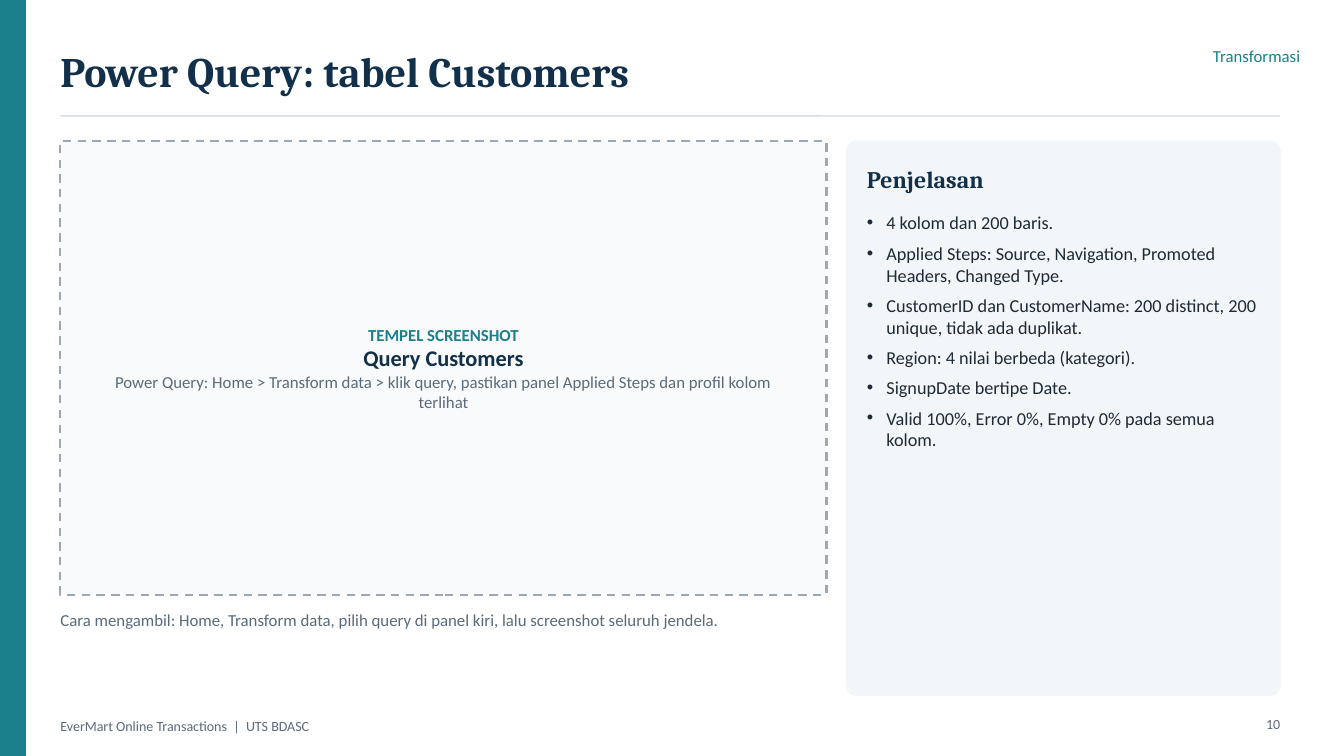
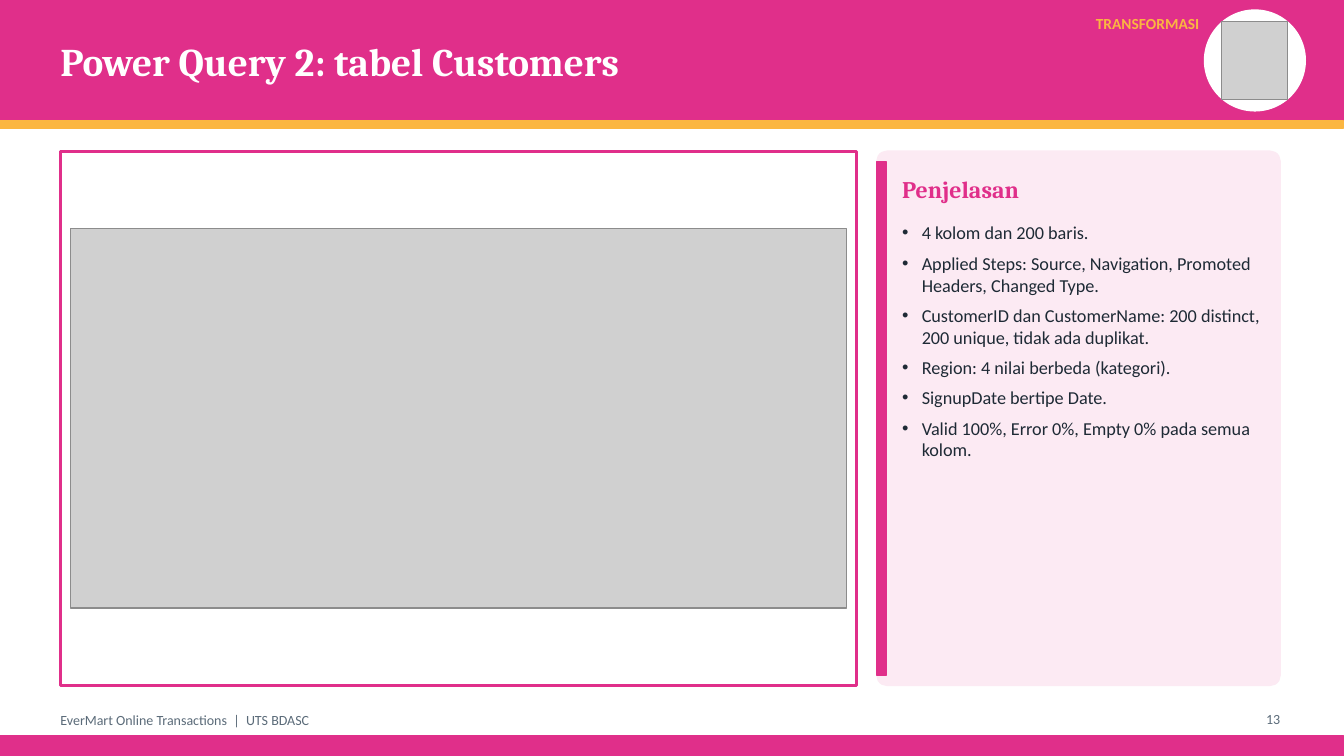
Before and after one commit to farhansech/EXACOUNT, a slide deck: slide 13 of output/EverMart_UTS_BDASC.pptx (slide 10 before the commit). Drawn at 1344x756 pixels with LibreOffice and Linux fonts; fonts in the diff are those of the drawing; grey boxes stand for pictures. Boxes give left, top, right and bottom in pixels: in the first picture for what was removed or moved away, otherwise in the second. Text is boxed around its words. In the diff, an @@ line names an element or a change of style, - is before the commit and + after.

```diff
--- a/output/EverMart_UTS_BDASC.pptx
+++ b/output/EverMart_UTS_BDASC.pptx
@@ rectangle removed at bbox=[0, 0, 25, 756] @@
@@ rectangle added at bbox=[0, 0, 1344, 121], fill #E02F8A, outline #E02F8A 1 pt @@
@@ text at bbox=[1096, 19, 1199, 29]: text changed; size 12 to 11 pt; text colour #1B7F8C to #FBB641; bold on @@
-Transformasi
+TRANSFORMASI
@@ ellipse added at bbox=[1205, 10, 1306, 111], fill #FFFFFF, outline #FFFFFF 1 pt @@
@@ picture added at bbox=[1222, 21, 1289, 100] @@
@@ text at bbox=[60, 48, 619, 85]: text changed; size 30 to 28 pt; text colour #12304A to #FFFFFF @@
-Power Query: tabel Customers
+Power Query 2: tabel Customers
@@ line removed from (60, 116) to (1280, 116) @@
@@ rectangle added at bbox=[0, 121, 1344, 128], fill #FBB641, outline #FBB641 1 pt @@
@@ rectangle: place and size @@
-rectangle at bbox=[60, 141, 827, 595]
+rectangle at bbox=[60, 151, 857, 686]
@@ rectangle at bbox=[60, 151, 857, 686]: fill #F8FAFB to #FFFFFF; outline #9AA9B5 1.5 pt dashed to #E02F8A 2 pt @@
@@ rounded rectangle: place and size @@
-rounded rectangle at bbox=[847, 141, 1280, 696]
+rounded rectangle at bbox=[877, 151, 1280, 686]
@@ rounded rectangle at bbox=[877, 151, 1280, 686]: fill #F3F6F8 to #FCEAF3; outline #F3F6F8 1 pt to #FCEAF3 1 pt; proportions changed @@
@@ rectangle added at bbox=[877, 161, 886, 676], fill #E02F8A, outline #E02F8A 1 pt @@
@@ text "Penjelasan": place and size @@
-text "Penjelasan" at bbox=[867, 171, 984, 193]
+text "Penjelasan" at bbox=[902, 181, 1019, 203]
@@ text "Penjelasan" at bbox=[902, 181, 1019, 203]: text colour #12304A to #E02F8A @@
@@ picture added at bbox=[71, 229, 847, 608] @@
@@ text "4 kolom dan 200 baris." rewrapped from bbox=[886, 216, 1256, 446] to bbox=[922, 226, 1260, 456] @@
@@ text removed at bbox=[115, 330, 771, 408] @@
-TEMPEL SCREENSHOT
-Query Customers
-Power Query: Home > Transform data > klik query, pastikan panel Applied Steps dan profil kolom terlihat
@@ text removed at bbox=[60, 614, 718, 629] @@
-Cara mengambil: Home, Transform data, pilih query di panel kiri, lalu screenshot seluruh jendela.
@@ text "EverMart Online Transactions | UTS ...": place and size @@
-text "EverMart Online Transactions | UTS ..." at bbox=[60, 721, 309, 731]
+text "EverMart Online Transactions | UTS ..." at bbox=[60, 715, 309, 725]
@@ page number added at bbox=[1266, 715, 1280, 724], 10 pt, text #5B6B79 @@
+13
@@ rectangle added at bbox=[0, 736, 1344, 756], fill #E02F8A, outline #E02F8A 1 pt @@
@@ page number removed at bbox=[1266, 720, 1280, 729] @@
-10
```
Also in this commit, not shown: 34 other slides changed, 7 slides added, 1 slide removed, 1 other file.
